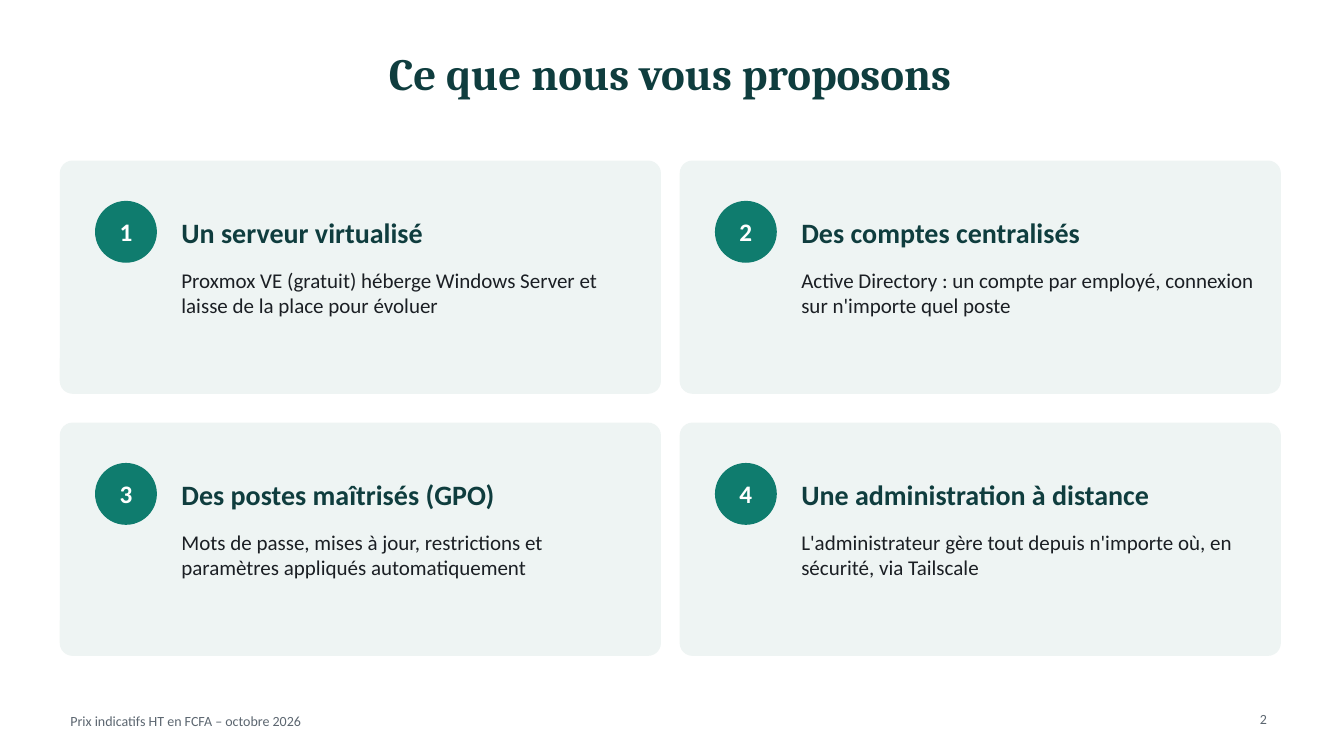
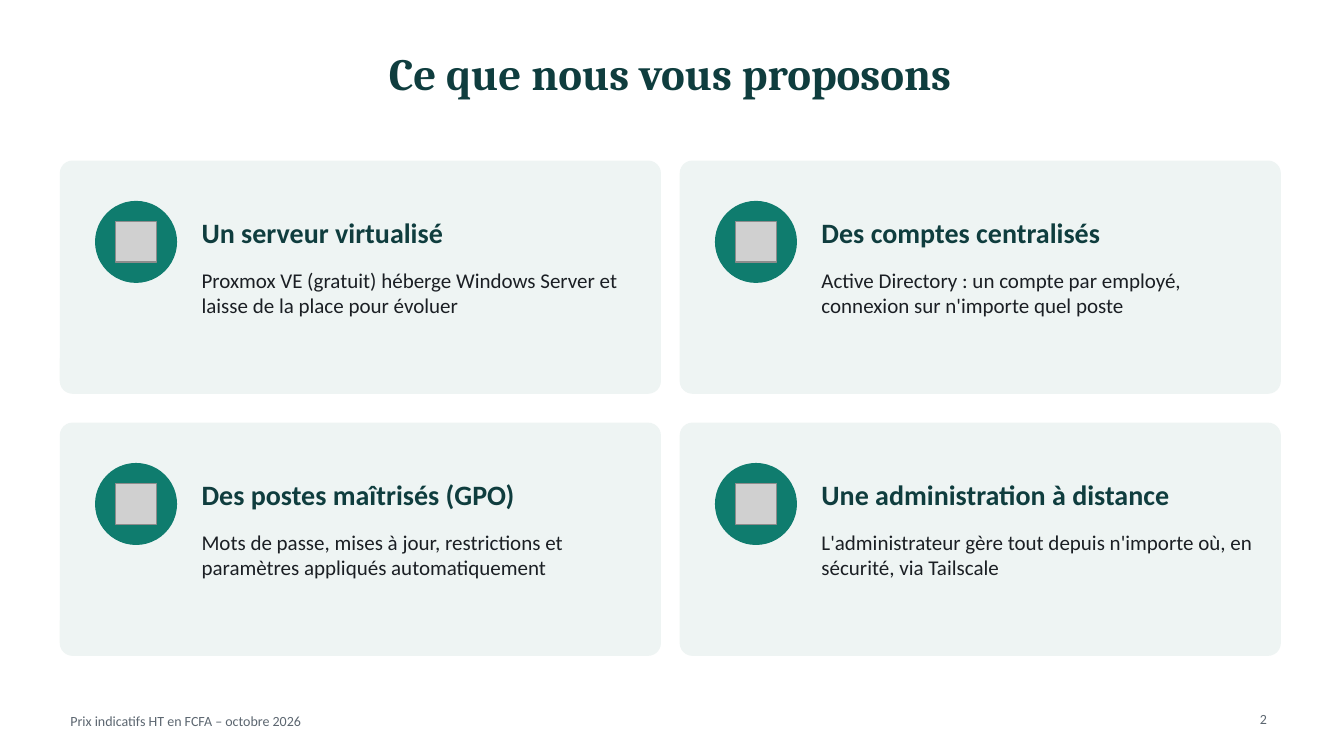
Before and after one commit to meledjearmel/others-documents, a slide deck: slide 2 of proposition-serveur/Proposition_Serveur_Proxmox_WindowsServer.pptx. Drawn at 1344x756 pixels with LibreOffice and Linux fonts; fonts in the diff are those of the drawing; grey boxes stand for pictures. Boxes give left, top, right and bottom in pixels: in the first picture for what was removed or moved away, otherwise in the second. Text is boxed around its words. In the diff, an @@ line names an element or a change of style, - is before the commit and + after.

```diff
--- a/proposition-serveur/Proposition_Serveur_Proxmox_WindowsServer.pptx
+++ b/proposition-serveur/Proposition_Serveur_Proxmox_WindowsServer.pptx
@@ ellipse: place and size @@
-ellipse at [96, 202, 156, 262]
+ellipse at [96, 202, 176, 282]
@@ text "Un serveur virtualisé": place and size @@
-text "Un serveur virtualisé" at [181, 223, 423, 244]
+text "Un serveur virtualisé" at [202, 223, 443, 244]
@@ ellipse: place and size @@
-ellipse at [716, 202, 776, 262]
+ellipse at [716, 202, 797, 282]
@@ text "Des comptes centralisés": place and size @@
-text "Des comptes centralisés" at [801, 223, 1080, 248]
+text "Des comptes centralisés" at [821, 223, 1100, 248]
@@ picture added at [116, 222, 156, 262] @@
@@ text removed at [120, 224, 133, 241] @@
-1
@@ picture added at [736, 222, 776, 262] @@
@@ text removed at [739, 224, 752, 241] @@
-2
@@ text "Proxmox VE (gratuit) héberge Windows ...": place and size @@
-text "Proxmox VE (gratuit) héberge Windows ..." at [181, 273, 597, 317]
+text "Proxmox VE (gratuit) héberge Windows ..." at [202, 273, 617, 317]
@@ text "Active Directory : un compte ..." rewrapped from [801, 273, 1253, 317] to [821, 273, 1181, 317] @@
@@ ellipse: place and size @@
-ellipse at [96, 464, 156, 524]
+ellipse at [96, 464, 176, 544]
@@ text "Des postes maîtrisés (GPO)": place and size @@
-text "Des postes maîtrisés (GPO)" at [181, 484, 495, 510]
+text "Des postes maîtrisés (GPO)" at [202, 484, 515, 510]
@@ ellipse: place and size @@
-ellipse at [716, 464, 776, 524]
+ellipse at [716, 464, 797, 544]
@@ text "Une administration à distance": place and size @@
-text "Une administration à distance" at [801, 485, 1149, 506]
+text "Une administration à distance" at [821, 485, 1169, 506]
@@ picture added at [116, 484, 156, 524] @@
@@ text removed at [120, 486, 133, 503] @@
-3
@@ picture added at [736, 484, 776, 524] @@
@@ text removed at [739, 486, 752, 503] @@
-4
@@ text "Mots de passe, mises à ...": place and size @@
-text "Mots de passe, mises à ..." at [181, 535, 542, 579]
+text "Mots de passe, mises à ..." at [202, 535, 562, 579]
@@ text "L'administrateur gère tout depuis n'importe ...": place and size @@
-text "L'administrateur gère tout depuis n'importe ..." at [801, 535, 1231, 578]
+text "L'administrateur gère tout depuis n'importe ..." at [821, 535, 1251, 578]
```
Also in this commit, not shown: 7 other slides changed, 1 slide added, 2 slides removed, 1 other file.
